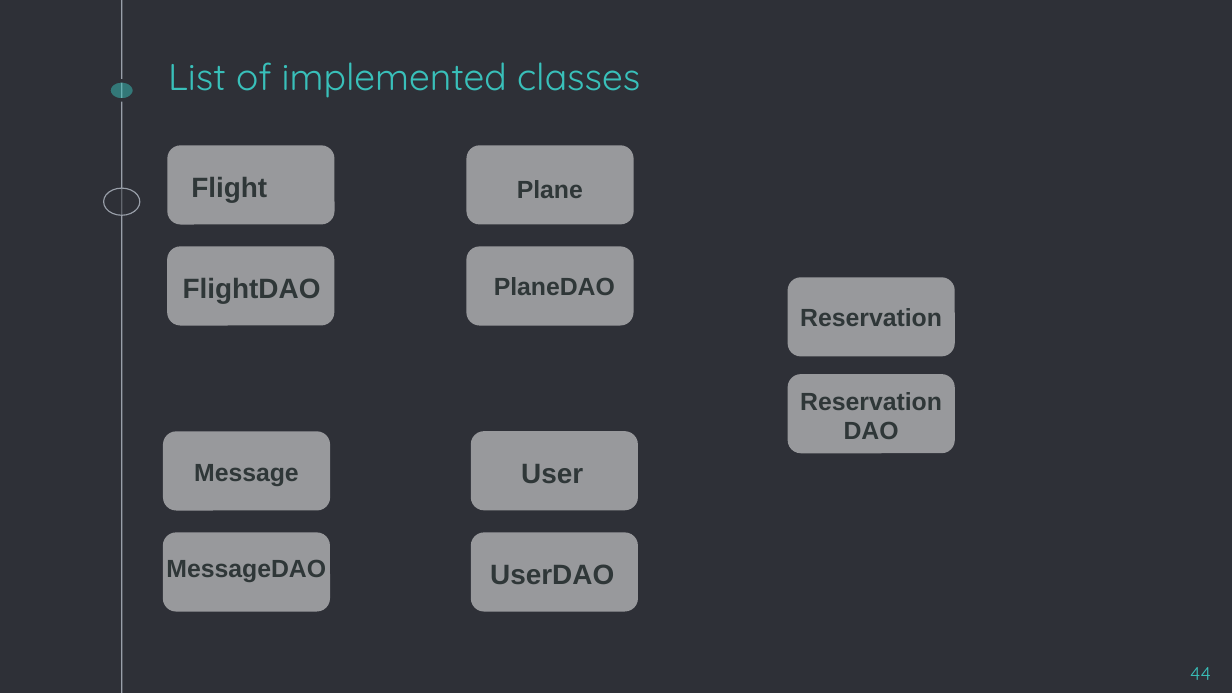
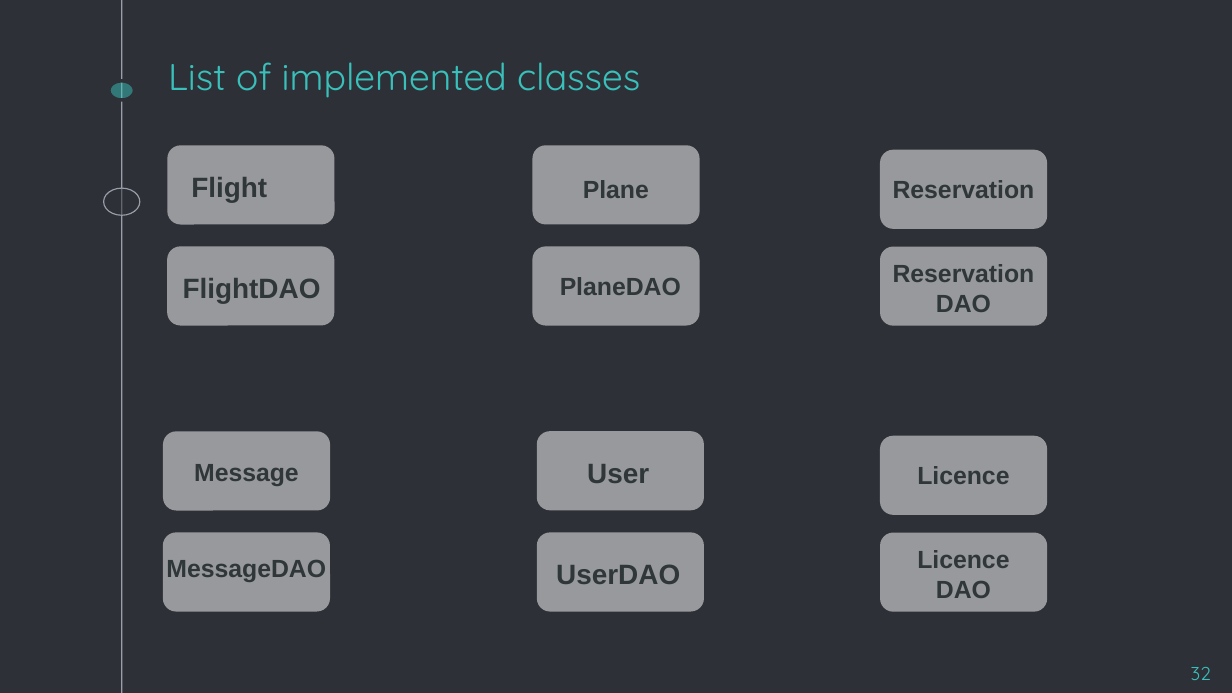
Before and after one commit to andressito/ProjetGLA2019, a slide deck: slide 32 of Projet/Rapport/TD5_GL_G1.odp (slide 44 before the commit). Drawn at 1232x693 pixels with LibreOffice and Linux fonts; fonts in the diff are those of the drawing. Boxes give left, top, right and bottom in pixels: in the first picture for what was removed or moved away, otherwise in the second. Text is boxed around its words. In the diff, an @@ line names an element or a change of style, - is before the commit and + after.

```diff
--- a/Projet/Rapport/TD5_GL_G1.odp
+++ b/Projet/Rapport/TD5_GL_G1.odp
@@ text "Reservation": place and size @@
-text "Reservation" at bbox=[800, 308, 942, 326]
+text "Reservation" at bbox=[893, 180, 1035, 198]
@@ rounded rectangle added at bbox=[880, 150, 1048, 229], fill #FFFFFF at 51% opacity @@
@@ text "Reservation": place and size @@
-text "Reservation" at bbox=[800, 392, 942, 439]
+text "Reservation" at bbox=[893, 264, 1035, 312]
@@ rounded rectangle: place and size @@
-rounded rectangle at bbox=[788, 277, 956, 357]
+rounded rectangle at bbox=[881, 247, 1049, 326]
@@ rounded rectangle: place and size @@
-rounded rectangle at bbox=[788, 375, 956, 454]
+rounded rectangle at bbox=[880, 436, 1048, 515]
@@ text added at bbox=[917, 466, 1009, 484], 16 pt, text #2F3738, bold @@
+Licence
@@ 4 texts, 4 rounded rectangles: place and size @@
-4 texts, 4 rounded rectangles at bbox=[466, 145, 638, 612]
+4 texts, 4 rounded rectangles at bbox=[532, 145, 704, 612]
@@ rounded rectangle added at bbox=[881, 533, 1049, 613], fill #FFFFFF at 51% opacity @@
@@ text added at bbox=[917, 550, 1009, 598], 16 pt, text #2F3738, bold @@
+Licence
+DAO
@@ page number at bbox=[1191, 667, 1211, 680]: text changed @@
-44
+32
```
Also in this commit, not shown: 6 other slides changed, 1 slide added, 13 slides removed, 1 other file.
